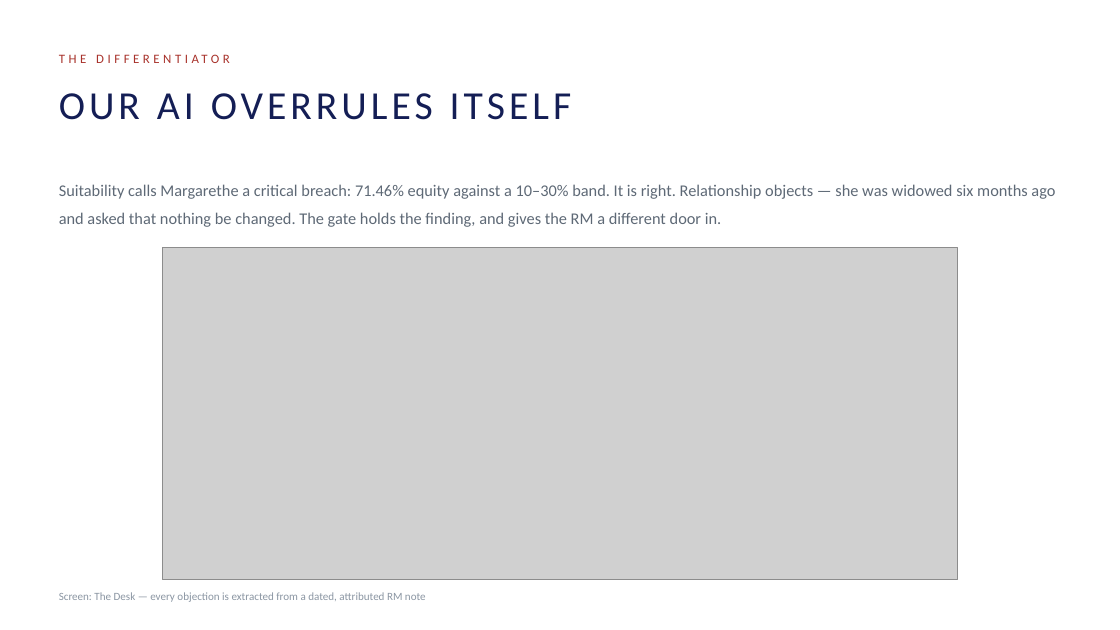
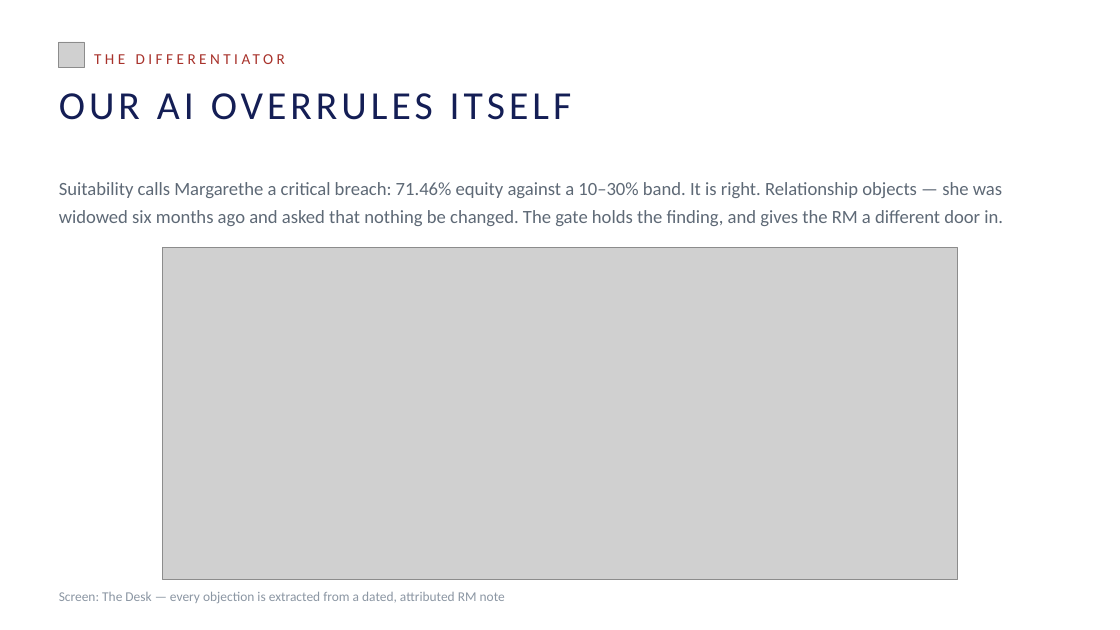
Before and after one commit to jvvinoth/Foresight-RM, a slide deck: slide 6 of docs/Foresight-RM-Pitch.pptx. Drawn at 1120x630 pixels with LibreOffice and Linux fonts; fonts in the diff are those of the drawing; grey boxes stand for pictures. Boxes give left, top, right and bottom in pixels: in the first picture for what was removed or moved away, otherwise in the second. Text is boxed around its words. In the diff, an @@ line names an element or a change of style, - is before the commit and + after.

```diff
--- a/docs/Foresight-RM-Pitch.pptx
+++ b/docs/Foresight-RM-Pitch.pptx
@@ picture added at box(59, 42, 84, 67) @@
@@ text "THE DIFFERENTIATOR": place and size @@
-text "THE DIFFERENTIATOR" at box(59, 46, 815, 70)
+text "THE DIFFERENTIATOR" at box(94, 46, 850, 70)
@@ text "THE DIFFERENTIATOR" at box(94, 46, 850, 70): size 11 to 13 pt @@
@@ text "Suitability calls Margarethe a critical ..." at box(59, 182, 1003, 226): size 14 to 16 pt @@
@@ text "Screen: The Desk — every ..." at box(59, 592, 505, 603): size 9.5 to 11.5 pt @@
```
Also in this commit, not shown: 10 other slides changed, 1 slide added, 44 other files.
